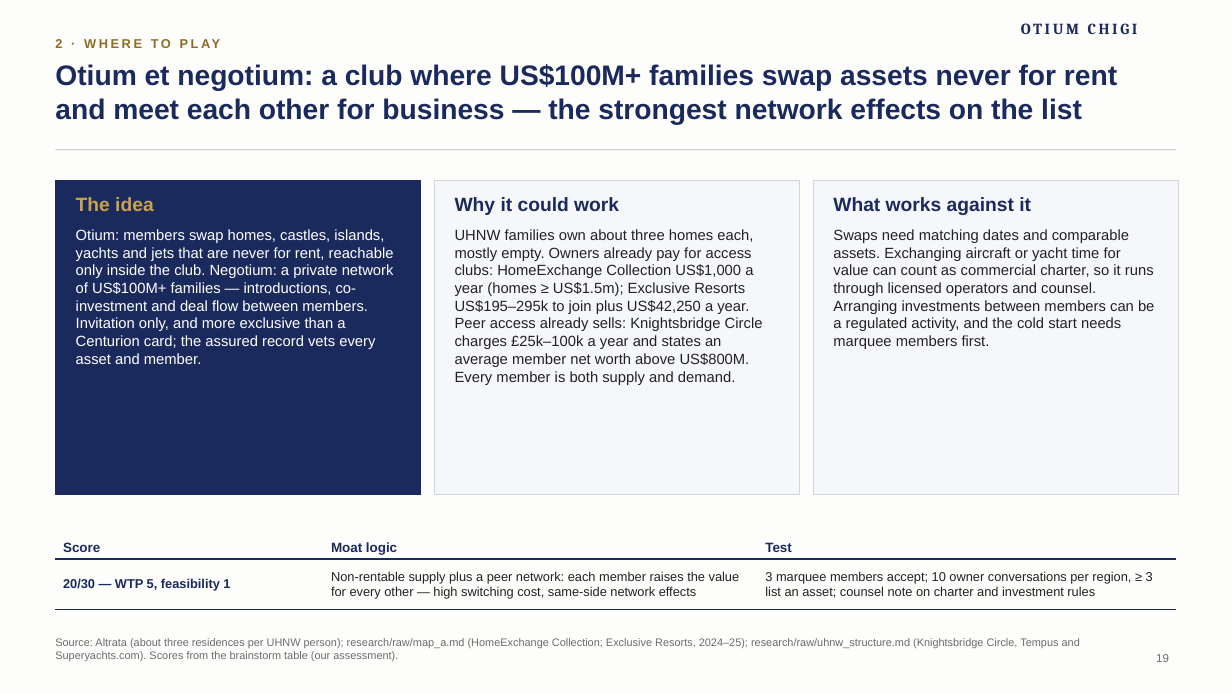
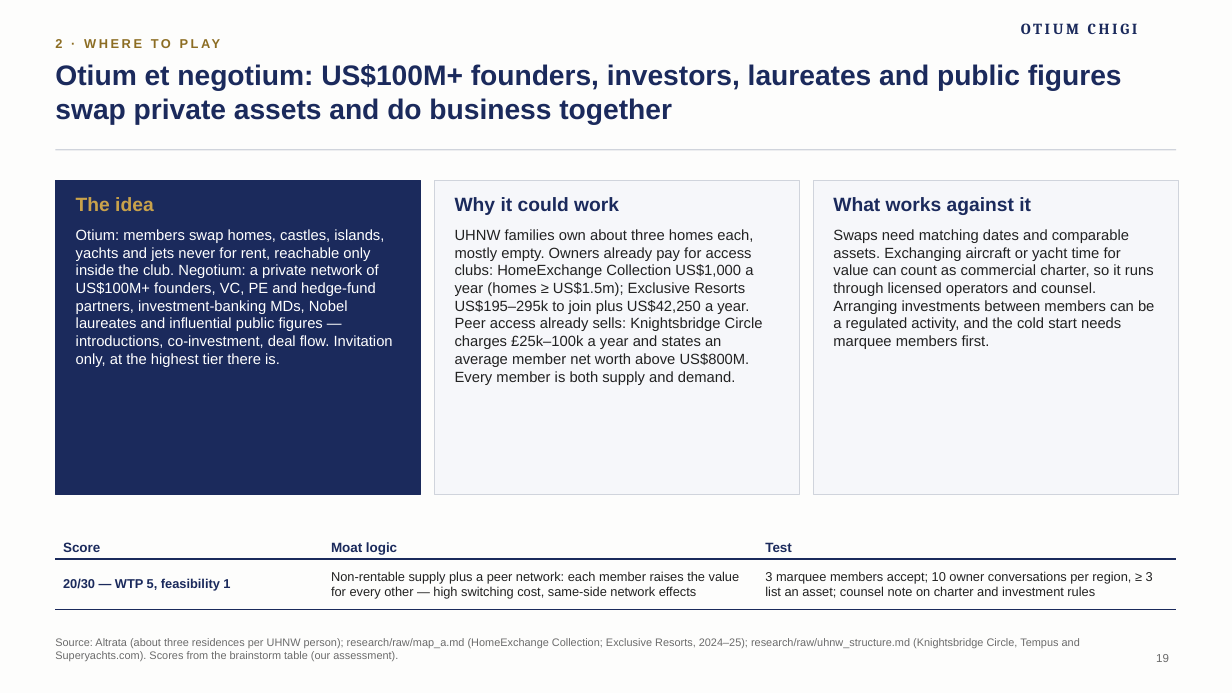
Before and after one commit to algarcalebe-web/legendary-bassoon, a slide deck: slide 19 of deck/Otium_Chigi_Journeys_Strategy_Deck.pptx. Drawn at 1232x693 pixels with LibreOffice and Linux fonts; fonts in the diff are those of the drawing; background and template pictures are left out. Boxes give left, top, right and bottom in pixels: in the first picture for what was removed or moved away, otherwise in the second. Text is boxed around its words. In the diff, an @@ line names an element or a change of style, - is before the commit and + after.

```diff
--- a/deck/Otium_Chigi_Journeys_Strategy_Deck.pptx
+++ b/deck/Otium_Chigi_Journeys_Strategy_Deck.pptx
@@ title at bbox=[55, 64, 1122, 125]: text changed @@
-Otium et negotium: a club where US$100M+ families swap assets never for rent and meet each other for business — the strongest network effects on the list
+Otium et negotium: US$100M+ founders, investors, laureates and public figures swap private assets and do business together
@@ text at bbox=[76, 229, 393, 367]: text changed @@
-Otium: members swap homes, castles, islands, yachts and jets that are never for rent, reachable only inside the club. Negotium: a private network of US$100M+ families — introductions, co-investment and deal flow between members. Invitation only, and more exclusive than a Centurion card; the assured record vets every asset and member.
+Otium: members swap homes, castles, islands, yachts and jets never for rent, reachable only inside the club. Negotium: a private network of US$100M+ founders, VC, PE and hedge-fund partners, investment-banking MDs, Nobel laureates and influential public figures — introductions, co-investment, deal flow. Invitation only, at the highest tier there is.
```
Also in this commit, not shown: 4 other slides changed, 1 slide added, 3 other files.
